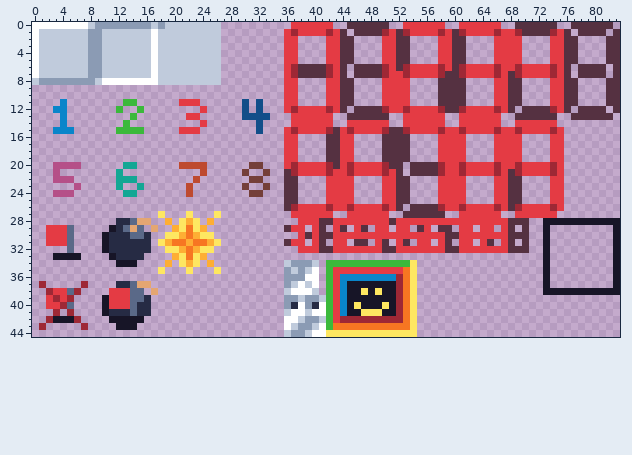
A sprite sheet gets an edit: resources/spritesheet.png. That is the earlier state.
The file is 84x45 pixels. Colours within 5 levels of each other are drawn and written as one.
New version:
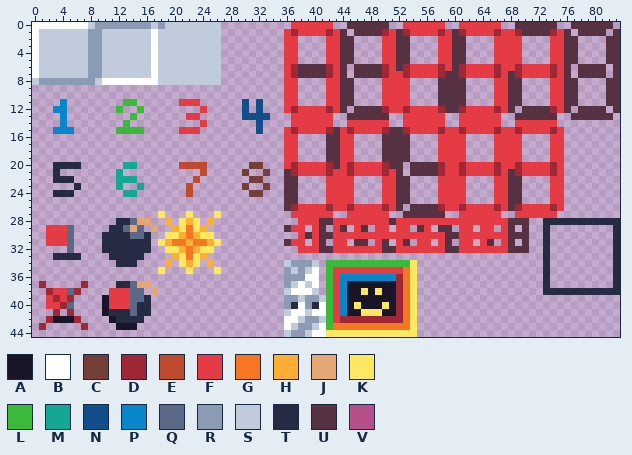
Palette (. is transparent): A #171527  B #ffffff  C #743f39  D #9e2835  E #be4a2f  F #e43b44  G #f77622  H #feae34  J #e4a672  K #fee761  L #3bb93b  M #13a794  N #124e89  P #0985ca  Q #5a6988  R #8b9bb4  S #c0cbdc  T #262b44  U #553141  V #b55088
Edits made:
y 20: x 3..6 VVVV -> TTTT
y 21: x 3 V -> T
y 22: x 3..5 VVV -> TTT
y 23: x 6 V -> T
y 24: x 3..5 VVV -> TTT
y 28: x 73..83 AAAAAAAAAAA -> TTTTTTTTTTT
y 29: x 11 A -> T; x 73 A -> T; x 83 A -> T
y 30..32: x 10 A -> T; x 73 A -> T; x 83 A -> T
y 33: x 3..6 AAAA -> TTTT; x 11 A -> T; x 73 A -> T; x 83 A -> T
y 34: x 12..14 AAA -> TTT; x 73 A -> T; x 83 A -> T
y 35..37: x 73 A -> T; x 83 A -> T
y 38: x 73..83 AAAAAAAAAAA -> TTTTTTTTTTT
y 42: x 12..15 AAAA -> TTTT
